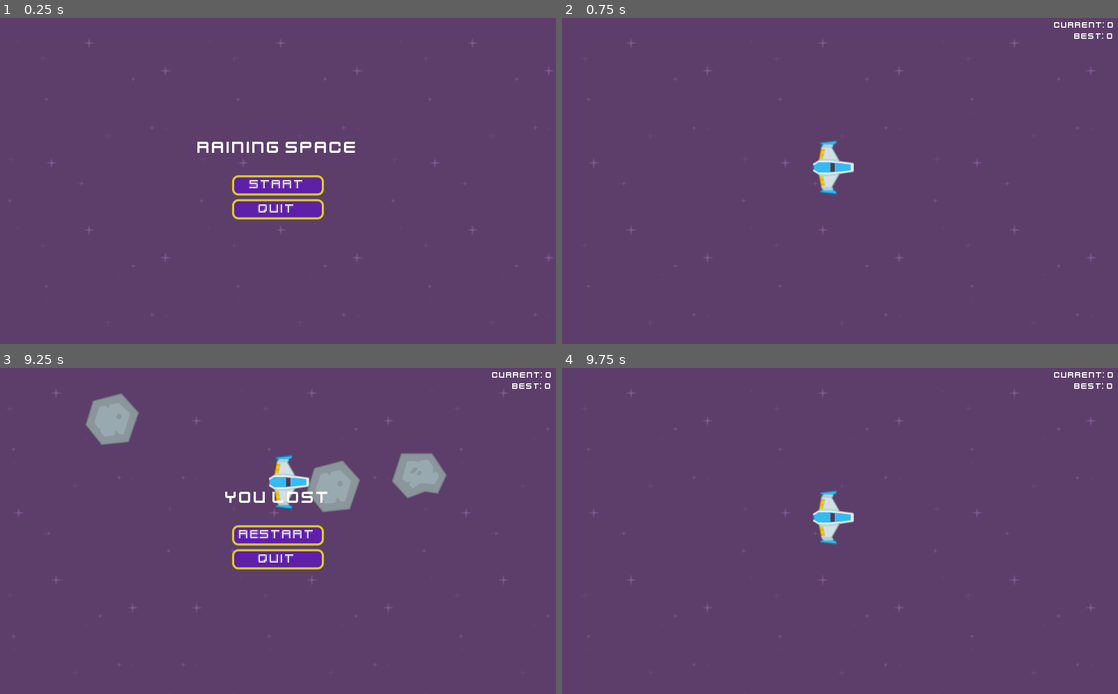
Above: before the commit, frames 1-4 (two rows, left to right).
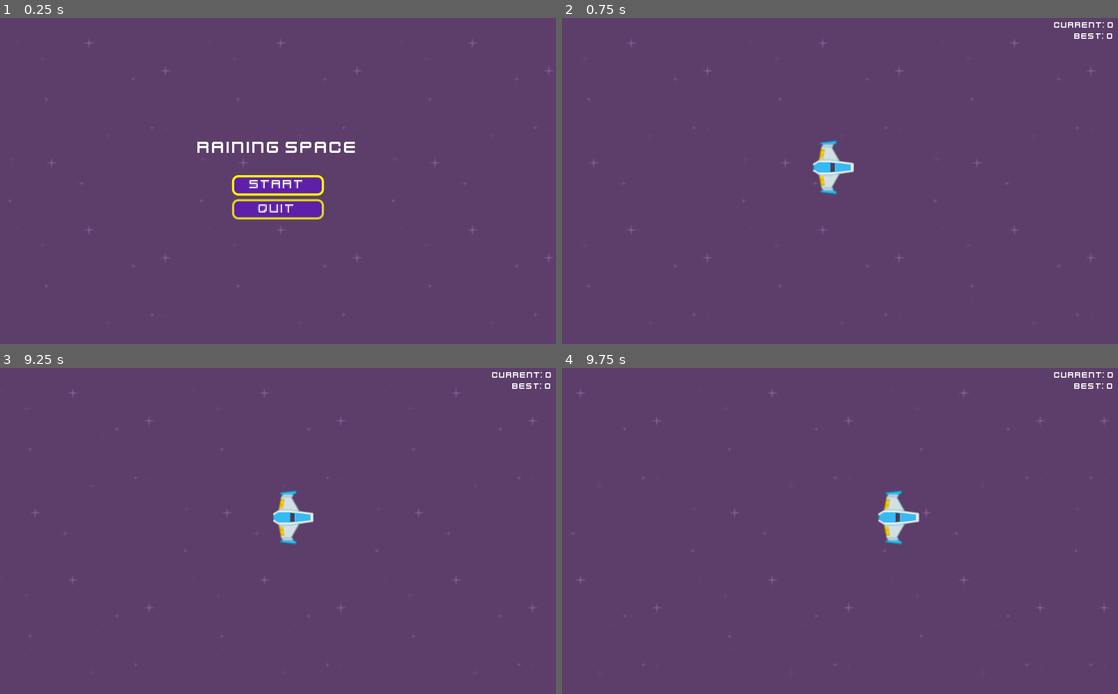
Above: after the commit, the same moments.

Repository: AndreaErario/RainingSpace
Game: Godot game, scene res://Menus/Start/StartMenu.tscn
Two runs of this game, one before a commit and one after it. Both use one fixed random seed, a clock stepped at 60 frames per second and the inputs below.
Inputs (mouse positions are in pixels of both pictures, inside the frame that each line leads up to):
- Up to frame 1 (0.25 s): no input
- Up to frame 2 (0.75 s): click "Start" at 0.5 s
- Up to frame 3 (9.25 s): tap Enter (ui_accept) at 1.25, 1.52, 2.27, 3.77, 4.52, 6.02, 7.52, 8.27, 9.02 s; hold Right (ui_right) 1.28-2.03 s; hold Down (ui_down) 2.03-2.78 s; hold Right (ui_right) 2.78-3.53 s; hold Up (ui_up) 3.53-4.28 s; hold Left (ui_left) 4.28-5 s; click "Restart" at 5 s; hold Left (ui_left) 5.78-6.53 s; hold Down (ui_down) 6.53-7.28 s; hold Right (ui_right) 7.28-8.03 s; hold Up (ui_up) 8.03-8.78 s; hold Right (ui_right) from 8.78 s (still down)
- Up to frame 4 (9.75 s): release Right (ui_right) at 9.5 s; click (840, 534) at 9.5 s, where only the run before the commit has a clickable "Restart"

The runs differ from the first frame. In frame 1, 0.3% of the frame differs, in the area x 41-59%, y 48-55%; in frame 2, nothing differs; in frame 3, 6.6%, in the area x 2-99%, y 6-92%; in frame 4, 1.5%.

Commit message:
Adds keyboard focus to buttons

Diff:
--- a/Menus/Button.tscn
+++ b/Menus/Button.tscn
@@ -6,13 +6,25 @@
 size = 12
 font_data = ExtResource( 1 )
 
+[sub_resource type="StyleBoxFlat" id=3]
+bg_color = Color( 0.372549, 0.12549, 0.666667, 1 )
+border_width_left = 2
+border_width_top = 2
+border_width_right = 2
+border_width_bottom = 2
+border_color = Color( 1, 0.996078, 0, 1 )
+corner_radius_top_left = 5
+corner_radius_top_right = 5
+corner_radius_bottom_right = 5
+corner_radius_bottom_left = 5
+
 [sub_resource type="StyleBoxFlat" id=1]
 bg_color = Color( 0.372549, 0.12549, 0.666667, 1 )
 border_width_left = 2
 border_width_top = 2
 border_width_right = 2
 border_width_bottom = 2
-border_color = Color( 0.85098, 0.803922, 0.160784, 1 )
+border_color = Color( 0.854902, 0.854902, 0.121569, 1 )
 corner_radius_top_left = 5
 corner_radius_top_right = 5
 corner_radius_bottom_right = 5
@@ -24,8 +36,8 @@
 margin_right = -882.0
 margin_bottom = -552.0
 custom_fonts/font = SubResource( 2 )
-custom_styles/hover = SubResource( 1 )
+custom_styles/hover = SubResource( 3 )
 custom_styles/pressed = SubResource( 1 )
-custom_styles/focus = SubResource( 1 )
+custom_styles/focus = SubResource( 3 )
 custom_styles/disabled = SubResource( 1 )
 custom_styles/normal = SubResource( 1 )
--- a/Menus/End/EndMenu.gd
+++ b/Menus/End/EndMenu.gd
@@ -2,7 +2,8 @@
 
 
 func _ready():
-	pass
+	# Getting keyboard focus on startup
+	$VBoxContainer/Button.grab_focus()
 
 
 func _on_Button_pressed():
--- a/Menus/End/EndMenu.tscn
+++ b/Menus/End/EndMenu.tscn
@@ -42,6 +42,8 @@
 anchor_bottom = 0.0
 margin_right = 84.0
 margin_bottom = 18.0
+focus_neighbour_top = NodePath("../Button2")
+focus_neighbour_bottom = NodePath("../Button2")
 text = "Restart"
 
 [node name="Button2" parent="VBoxContainer" instance=ExtResource( 2 )]
@@ -50,6 +52,8 @@
 margin_top = 22.0
 margin_right = 84.0
 margin_bottom = 40.0
+focus_neighbour_top = NodePath("../Button")
+focus_neighbour_bottom = NodePath("../Button")
 text = "Quit"
 
 [connection signal="pressed" from="VBoxContainer/Button" to="." method="_on_Button_pressed"]
--- a/Menus/Start/StartMenu.gd
+++ b/Menus/Start/StartMenu.gd
@@ -2,7 +2,8 @@
 
 
 func _ready():
-	pass
+	# Getting keyboard focus on startup
+	$VBoxContainer/Button.grab_focus()
 
 
 func _on_Button_pressed():
--- a/Menus/Start/StartMenu.tscn
+++ b/Menus/Start/StartMenu.tscn
@@ -47,6 +47,9 @@
 anchor_bottom = 0.0
 margin_right = 84.0
 margin_bottom = 18.0
+focus_neighbour_top = NodePath("../Button2")
+focus_neighbour_bottom = NodePath("../Button2")
+mouse_default_cursor_shape = 2
 text = "Start"
 
 [node name="Button2" parent="VBoxContainer" instance=ExtResource( 3 )]
@@ -55,6 +58,9 @@
 margin_top = 22.0
 margin_right = 84.0
 margin_bottom = 40.0
+focus_neighbour_top = NodePath("../Button")
+focus_neighbour_bottom = NodePath("../Button")
+mouse_default_cursor_shape = 2
 text = "Quit"
 
 [connection signal="pressed" from="VBoxContainer/Button" to="." method="_on_Button_pressed"]
Not shown: 1 places in Menus/Button.tscn that only renumber resources
